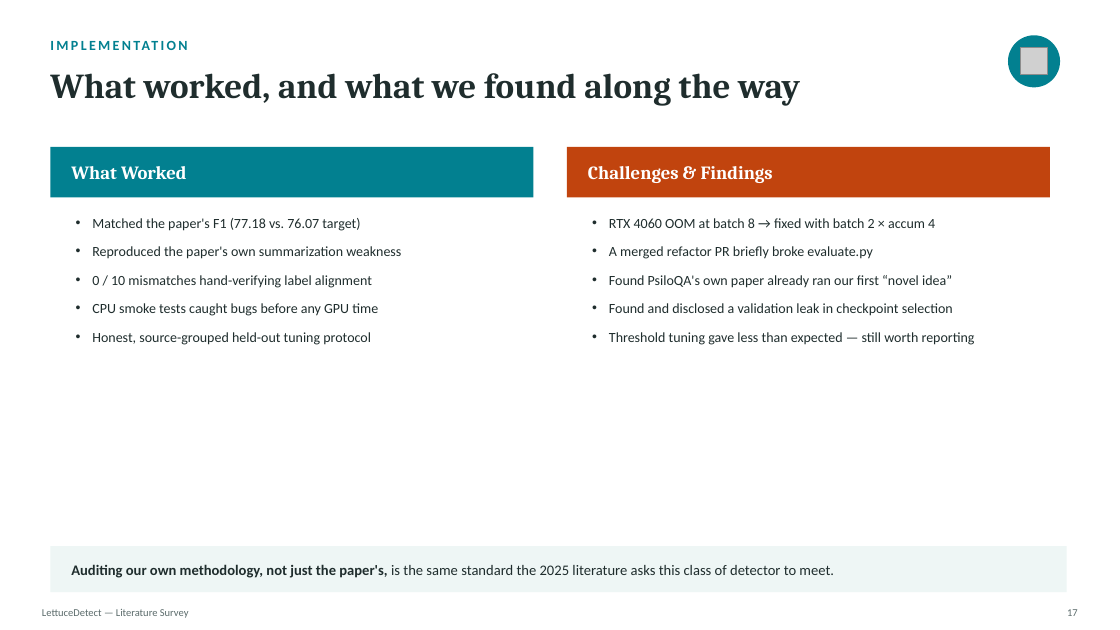
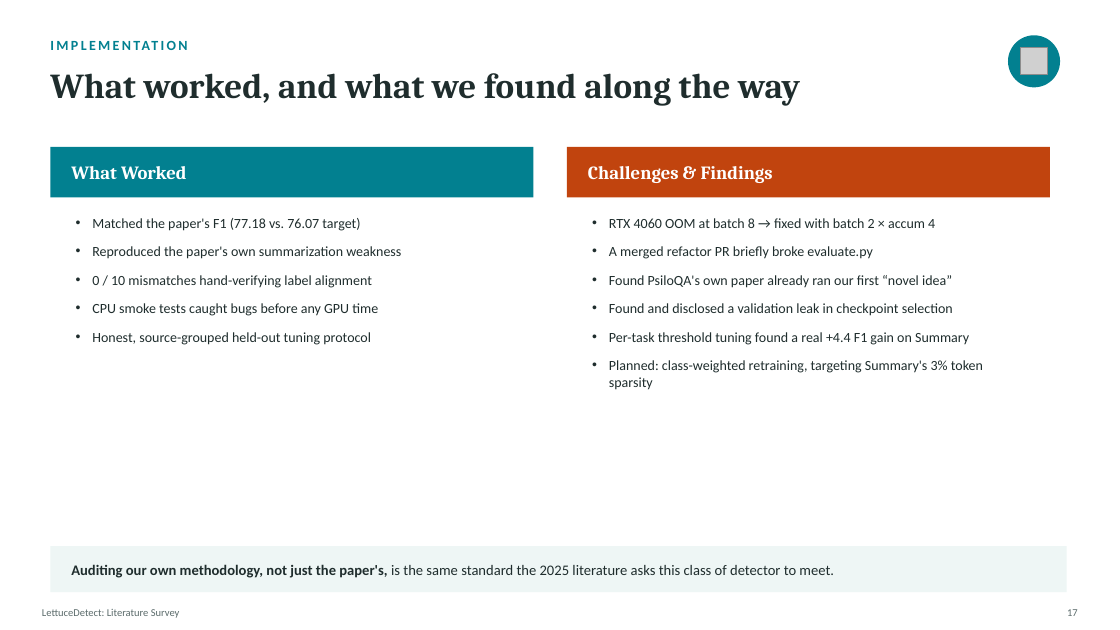
Before and after one commit to AfzalRaja001/lettucedetect-reimpl, a slide deck: slide 17 of docs/LettuceDetect_Presentation_.pptx. Drawn at 1120x630 pixels with LibreOffice and Linux fonts; fonts in the diff are those of the drawing; grey boxes stand for pictures. Boxes give left, top, right and bottom in pixels: in the first picture for what was removed or moved away, otherwise in the second. Text is boxed around its words. In the diff, an @@ line names an element or a change of style, - is before the commit and + after.

```diff
--- a/docs/LettuceDetect_Presentation_.pptx
+++ b/docs/LettuceDetect_Presentation_.pptx
@@ text at (x1=609, y1=332, x2=983, y2=390): text changed @@
-• Threshold tuning gave less than expected — still worth reporting
+• Per-task threshold tuning found a real +4.4 F1 gain on Summary
+• Planned: class-weighted retraining, targeting Summary's 3% token sparsity
@@ text at (x1=42, y1=609, x2=180, y2=618): text changed @@
-LettuceDetect — Literature Survey
+LettuceDetect: Literature Survey
```
Also in this commit, not shown: 20 other slides changed, 2 other files.
